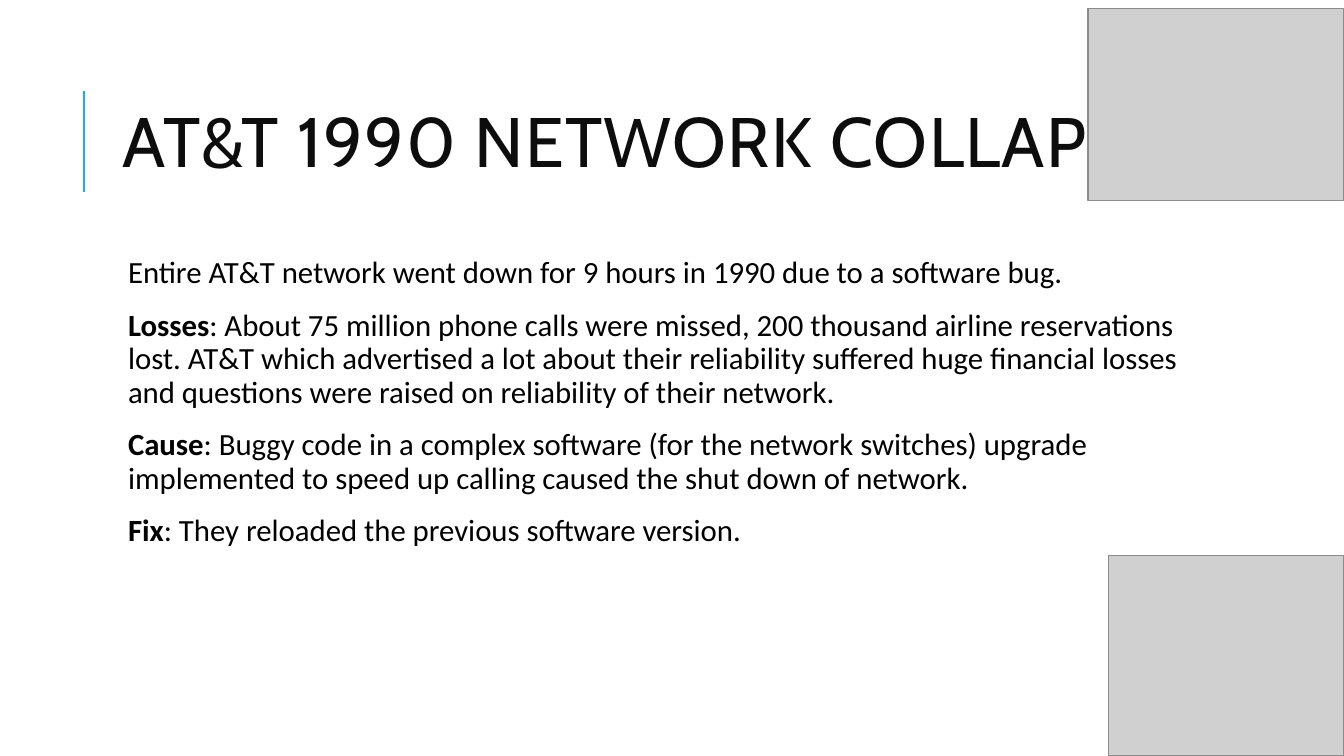
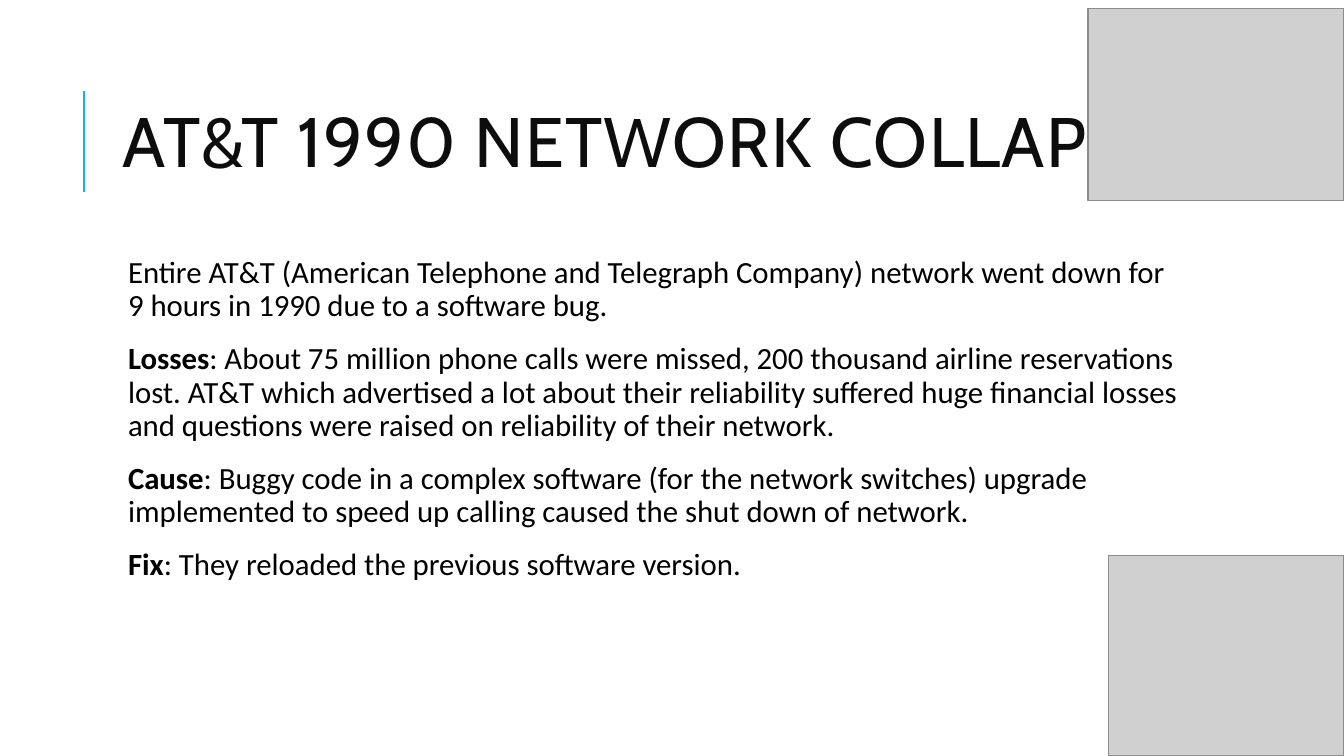
Before and after one commit to ShubhamSharma64337/presentations, a slide deck: slide 2 of Software Testing and Quality Assurance.pptx. Drawn at 1344x756 pixels with LibreOffice and Linux fonts; fonts in the diff are those of the drawing; grey boxes stand for pictures. Boxes give left, top, right and bottom in pixels: in the first picture for what was removed or moved away, otherwise in the second. Text is boxed around its words. In the diff, an @@ line names an element or a change of style, - is before the commit and + after.

```diff
--- a/Software Testing and Quality Assurance.pptx
+++ b/Software Testing and Quality Assurance.pptx
@@ text at box(128, 260, 1165, 322): text changed @@
-  Entire AT&T network went down for 9 hours in 1990 due to a software bug.
+  Entire AT&T (American Telephone and Telegraph Company) network went down for 9 hours in 1990 due to a software bug.
```
Also in this commit, not shown: 3 other slides changed, 1 slide added.
